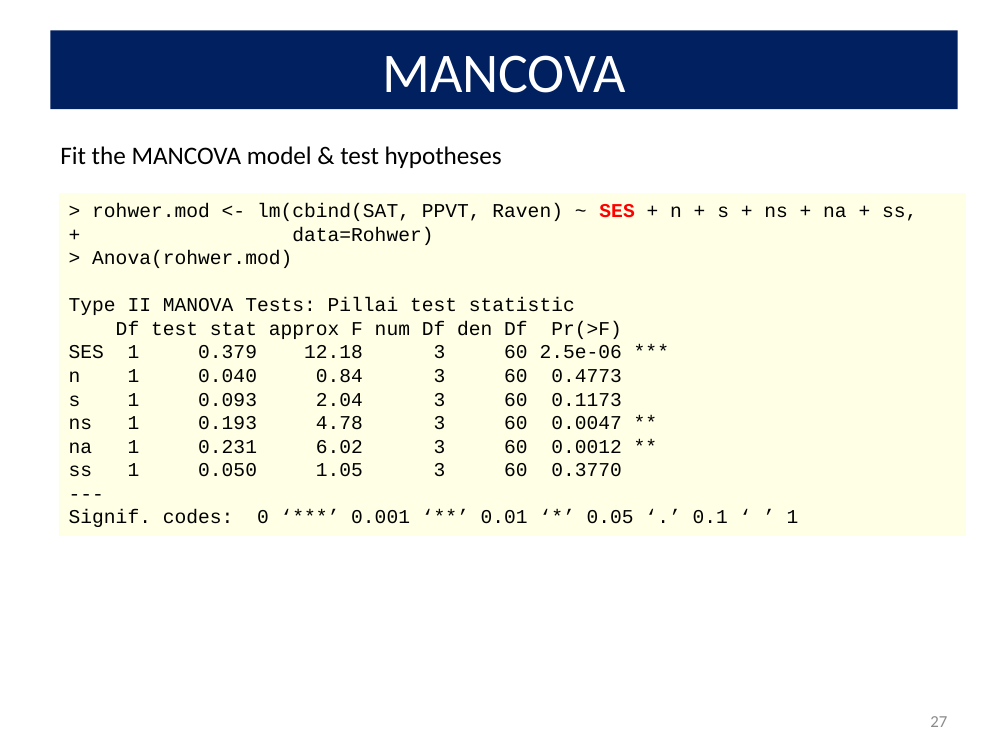
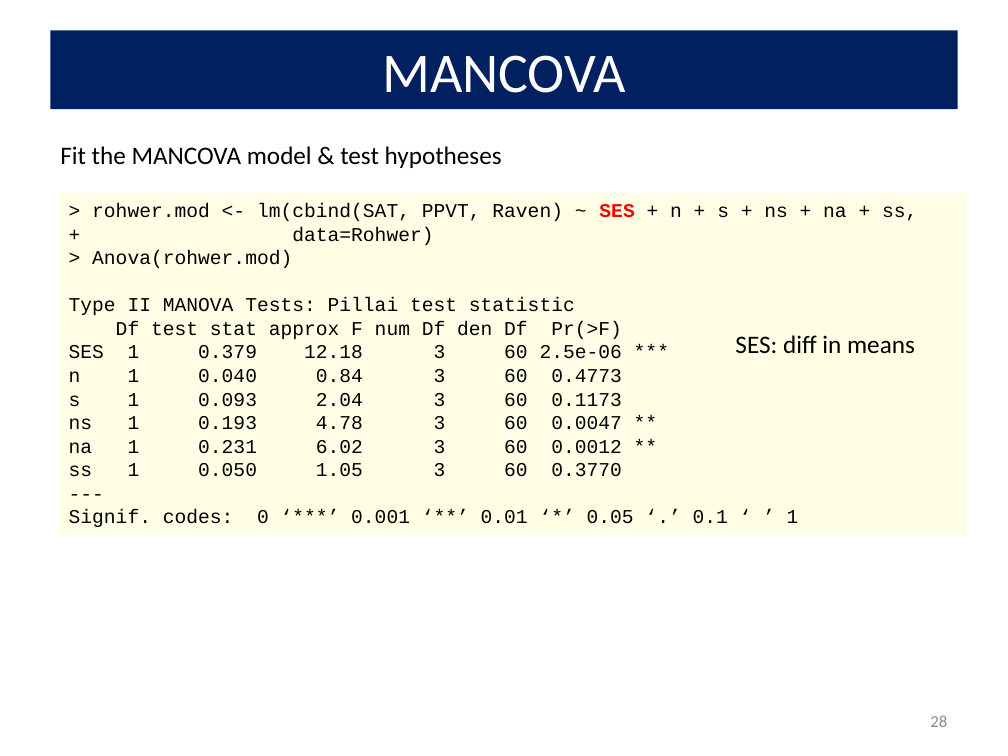
Before and after one commit to friendly/VisMLM-course, a slide deck: slide 28 of lectures/lecture3.pptx (slide 27 before the commit). Drawn at 1008x756 pixels with LibreOffice and Linux fonts; fonts in the diff are those of the drawing. Boxes give left, top, right and bottom in pixels: in the first picture for what was removed or moved away, otherwise in the second. Text is boxed around its words. In the diff, an @@ line names an element or a change of style, - is before the commit and + after.

```diff
--- a/lectures/lecture3.pptx
+++ b/lectures/lecture3.pptx
@@ text added at <box>735,335,915,354</box>, 18 pt, text #000000 @@
+SES: diff in means
@@ page number at <box>930,715,947,727</box>: text changed @@
-27
+28
```
Also in this commit, not shown: 4 other slides changed, 3 slides added, 5 other files.
